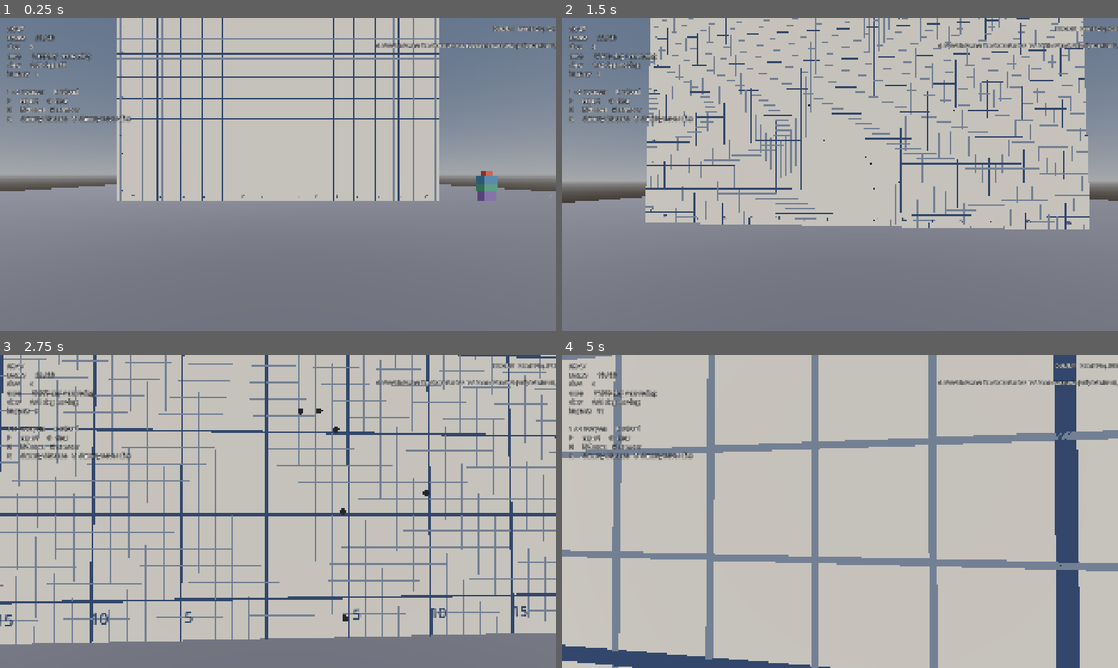
Above: before the commit, frames 1-4 (two rows, left to right).
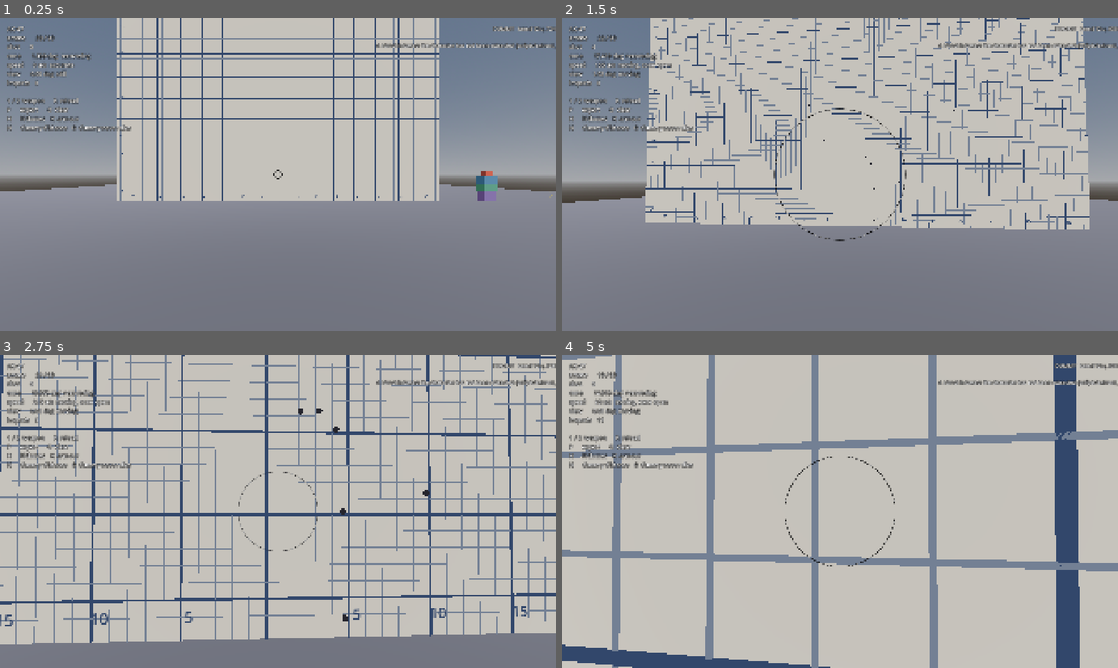
Above: after the commit, the same moments.

Repository: sidcarrollworks/CSGODOT
Game: Godot game, scene res://maps/test_range/test_range.tscn
Same seed, same stepped clock (60 frames per second), same inputs: the game is played once before the commit and once after it. This scene is started directly instead of the project's main scene.
Inputs (mouse positions are in pixels of both pictures, inside the frame that each line leads up to):
- Up to frame 1 (0.25 s): no input
- Up to frame 2 (1.5 s): move the mouse to (867, 174) at 0.52 s; press the mouse at (867, 174) at 0.53 s; hold W (move_forward) from 0.53 s (still down); tap Space (jump) at 0.77, 1.07 s; tap Ctrl (duck) at 0.8, 1.35 s; move the mouse to (812, 174) at 1.27 s; release the mouse at (812, 174) at 1.28 s
- Up to frame 3 (2.75 s): keep holding W (move_forward); tap Space (jump) at 1.52, 1.55, 1.82 s; move the mouse to (289, 505) at 2.02 s; hold Space (jump) from 2.03 s (still down); click (289, 505) at 2.3 s
- Up to frame 4 (5 s): keep holding W (move_forward); move the mouse to (834, 517) at 2.77 s; release Space (jump) at 2.78 s; click (834, 517) at 2.85 s; tap Space (jump) at 3.02, 3.32, 4.52, 4.82 s; tap Ctrl (duck) at 3.05, 4.35 s; move the mouse to (878, 514) at 3.52 s; hold Space (jump) 3.53-4.28 s; right-click (878, 514) at 3.6 s; move the mouse to (795, 508) at 4.27 s; click (795, 508) at 4.55 s

The runs differ from the first frame. In frame 1, 1.2% of the frame differs, in the area x 1-51%, y 13-52%; in frame 2, 1.6%; in frame 3, 1.5%; in frame 4, 1.6%, in the area x 1-60%, y 13-68%.

Commit message:
Prove counter-strafing through the real movement, and draw the cone at the range
A test runs the real body flat out with each rifle and asks the weapon for
its cone every tick: the opposite key brings the standing cone back in
78 ms, letting go takes 203 ms (AK) and 211 ms (M4A1-S), and held on, the
key opens the cone again 133 ms later. The range draws the live cone round
the crosshair, as CS2's weapon_debug_spread_show does, with the speed and
whether it is under a third of the weapon's top speed. The controller keeps
the state it hands the weapon, so the HUD judges the cone by the same one.

Co-Authored-By: Claude Opus 5.5 (1M context) <noreply@anthropic.com>
Claude-Session: https://claude.ai/code/session_01UXJaMBKmu377kjggBnRGb5

Diff:
--- a/maps/test_range/test_range.gd
+++ b/maps/test_range/test_range.gd
@@ -64,6 +64,7 @@
 var _numbers: Node3D
 var _label: Label
 var _dummy_label: Label
+var _crosshair: Crosshair
 
 ## What the dummy's hitboxes are, for the readout: the game's capsules, or
 ## the stand-in boxes and why.
@@ -114,18 +115,27 @@
 	if player == null or player.weapon == null:
 		return
 	var weapon := player.weapon
-	var state := Weapon.ShooterState.new(
-		Vector2(player.velocity.x, player.velocity.z).length(),
-		player.on_ground,
-		player.is_ducked
-	)
+	var state := player.shooter_state
+	var cone := weapon.current_inaccuracy(state)
+	# The cone drawn round the crosshair, so moving, stopping and
+	# counter-strafing can be watched opening and closing it.
+	_crosshair.spread_degrees = cone
+	var camera := get_viewport().get_camera_3d()
+	if camera != null:
+		_crosshair.fov_degrees = camera.fov
 	_label.text = "\n".join([
 		"%s" % weapon.data.display_name,
 		"ammo       %d / %d" % [weapon.ammo, weapon.reserve],
 		"shot       %d" % weapon.shot_index(),
 		"cone       %.3f deg  %s" % [
-			weapon.current_inaccuracy(state),
+			cone,
 			"ready" if weapon.is_accuracy_reset() else "recovering",
+		],
+		# Moving costs nothing under a third of the weapon's top speed.
+		"speed      %.0f u/s  %s" % [
+			state.speed,
+			"accurate" if state.speed <= weapon.data.max_player_speed * Weapon.MOVING_FROM
+			else "moving, cone open",
 		],
 		# Side by side on purpose. The gun stops moving before the cone
 		# closes, so these two disagree for a couple of hundred milliseconds
@@ -601,9 +611,9 @@
 	# A crosshair, since aiming at a wall without one is guesswork. The centre
 	# dot is on here because this is the range where the question being asked
 	# is whether a bullet went exactly where it was aimed.
-	var crosshair := Crosshair.new()
-	crosshair.centre_dot = true
-	layer.add_child(crosshair)
+	_crosshair = Crosshair.new()
+	_crosshair.centre_dot = true
+	layer.add_child(_crosshair)
 
 	_dummy_label = Label.new()
 	_dummy_label.set_anchors_and_offsets_preset(Control.PRESET_TOP_RIGHT)
--- a/src/player/player_controller.gd
+++ b/src/player/player_controller.gd
@@ -30,6 +30,10 @@
 
 ## The weapon currently held. Swapped with the number keys.
 var weapon: Weapon
+
+## How the player was moving on the last tick, as the weapon was told: what
+## its cone is judged by. HUDs read it rather than building their own.
+var shooter_state := Weapon.ShooterState.new()
 
 ## Which side's arms are on screen. Set by the map from the spawn.
 @export_enum("T", "CT") var team: String = "T"
@@ -320,11 +324,11 @@
 	weapon.trigger_held = (
 		Input.is_action_pressed(&"attack") or not fire_events.is_empty()
 	)
-	var state := Weapon.ShooterState.new(
+	shooter_state = Weapon.ShooterState.new(
 		Vector2(velocity.x, velocity.z).length(), on_ground, is_ducked,
 		Input.is_action_pressed(&"walk")
 	)
-	weapon.update(delta, now, state)
+	weapon.update(delta, now, shooter_state)
 
 	for event in fire_events:
 		_try_shoot(
@@ -334,7 +338,7 @@
 			),
 			event.yaw_degrees,
 			event.pitch_degrees,
-			state
+			shooter_state
 		)
 
 	# Held down, the next round goes the moment the weapon is ready, not on
@@ -348,7 +352,7 @@
 			PlayerInput.tick_fraction(at, tick_began, _tick_length_usec),
 			input.yaw_degrees,
 			input.pitch_degrees,
-			state
+			shooter_state
 		)
 
 
--- a/src/ui/crosshair.gd
+++ b/src/ui/crosshair.gd
@@ -22,6 +22,22 @@
 ## Draw a dot in the middle as well. Useful while tuning, since it marks the
 ## exact pixel a shot with no spread passes through.
 @export var centre_dot: bool = false
+
+## The weapon's cone, in degrees, drawn as a circle the way CS2's
+## weapon_debug_spread_show draws its box: every round can land anywhere
+## inside it. Negative draws nothing. Whoever owns the crosshair sets it
+## every frame, with the camera's vertical field of view.
+var spread_degrees: float = -1.0:
+	set(value):
+		if value != spread_degrees:
+			spread_degrees = value
+			queue_redraw()
+var fov_degrees: float = 75.0:
+	set(value):
+		if value != fov_degrees:
+			fov_degrees = value
+			queue_redraw()
+@export var spread_colour: Color = Color(1.0, 1.0, 1.0, 0.6)
 
 
 func _ready() -> void:
@@ -49,7 +65,18 @@
 	for arm in arms:
 		draw_rect(arm, colour)
 
+	if spread_degrees >= 0.0:
+		var radius := spread_radius(spread_degrees, fov_degrees, size.y)
+		draw_arc(centre, radius, 0.0, TAU, 96, outline_colour, 3.0, true)
+		draw_arc(centre, radius, 0.0, TAU, 96, spread_colour, 1.0, true)
+
 	if centre_dot:
 		var dot := Rect2(centre.x - half, centre.y - half, thickness, thickness)
 		draw_rect(dot.grow(outline), outline_colour)
 		draw_rect(dot, colour)
+
+
+## Pixels from the centre of a view `height` pixels tall, with a vertical
+## field of view of `fov`, at which a round `degrees` off the aim lands.
+static func spread_radius(degrees: float, fov: float, height: float) -> float:
+	return tan(deg_to_rad(degrees)) / tan(deg_to_rad(fov) * 0.5) * height * 0.5
--- a/tests/run_tests.gd
+++ b/tests/run_tests.gd
@@ -88,6 +88,11 @@
 var _subtick_entry_speeds: Array[float] = []
 var _subtick_airborne: Array[bool] = []
 
+## Per weapon: ticks from full run to a standing-still cone, pressing the
+## opposite key or letting go, and how many ticks the opposite key can be held
+## before the cone opens again.
+var _counter_strafe: Dictionary = {}
+
 
 func _process(_delta: float) -> bool:
 	# The scene is loaded on the first frame rather than in _initialize,
@@ -123,6 +128,7 @@
 		6: _phase_stairs(false)
 		7: _phase_ledge()
 		8: _phase_subtick_jump()
+		9: _phase_counter_strafe()
 		_:
 			_test_jump_height()
 			_test_crouch_jump()
@@ -131,6 +137,7 @@
 			_test_stay_on_ground()
 			_test_quadrant_ground()
 			_test_subtick_jump()
+			_test_counter_strafe()
 			_report()
 			return true
 	return false
@@ -340,6 +347,69 @@
 		_subtick_airborne.append(not _player.on_ground)
 		return
 	_step()
+
+
+## Counter-strafing, through the real body and the real cone. Running flat
+## out, the player presses the opposite key (or lets go of everything) and
+## the weapon is asked for its cone after every tick, exactly as the
+## controller asks it before a shot.
+func _phase_counter_strafe() -> void:
+	var saved_max_speed := _player.config.max_speed
+	for data: WeaponData in [WeaponLibrary.ak47(), WeaponLibrary.m4a1s()]:
+		var weapon := Weapon.new(data)
+		var result := {
+			"running": 0.0, "expected_running": data.inaccuracy_moving,
+			"counter": -1, "release": -1, "window": -1,
+		}
+
+		_run_flat_out(data)
+		result["running"] = _cone(weapon)
+		result["counter"] = _ticks_until(weapon, Vector3(0.0, 0.0, 1.0), true)
+		# Keep holding it: the player stops, then starts running the other
+		# way, and the cone opens again. The ticks in between are the window
+		# a counter-strafe gives.
+		var reopened := _ticks_until(weapon, Vector3(0.0, 0.0, 1.0), false)
+		if reopened >= 0:
+			result["window"] = reopened
+
+		_run_flat_out(data)
+		result["release"] = _ticks_until(weapon, Vector3.ZERO, true)
+
+		_counter_strafe[data.display_name] = result
+	_player.config.max_speed = saved_max_speed
+	_advance_phase()
+
+
+## Placed on flat ground running at the weapon's top speed toward -Z.
+func _run_flat_out(data: WeaponData) -> void:
+	_player.config.max_speed = data.max_player_speed
+	_place(Vector3(0.0, 8.0, 256.0))
+	# Down onto the floor first: in the air there is no friction to stop
+	# with, and the jump's cone is added on top.
+	for i in SETTLE_TICKS:
+		_step()
+	_player.velocity = Vector3(0.0, 0.0, -data.max_player_speed)
+	for i in 8:
+		_step(Vector3(0.0, 0.0, -1.0))
+
+
+func _cone(weapon: Weapon) -> float:
+	return weapon.current_inaccuracy(Weapon.ShooterState.new(
+		Vector2(_player.velocity.x, _player.velocity.z).length(),
+		_player.on_ground, _player.is_ducked
+	))
+
+
+## Ticks with this intent until the cone is (or, with accurate false, stops
+## being) the standing one. -1 if it never happens within a second.
+func _ticks_until(weapon: Weapon, wish_dir: Vector3, accurate: bool) -> int:
+	var standing := weapon.data.inaccuracy_standing
+	for tick in range(1, 129):
+		_step(wish_dir)
+		var at_standing := absf(_cone(weapon) - standing) < 1e-6
+		if at_standing == accurate:
+			return tick
+	return -1
 
 
 ## Walking up the access ramp to the top of the surf lane, starting on the
@@ -391,6 +461,12 @@
 	print("hop speed by press fraction, from %.1f u/s: %s" % [
 		SUBTICK_HOP_SPEED, ", ".join(hops)
 	])
+	for weapon_name: String in _counter_strafe:
+		var r: Dictionary = _counter_strafe[weapon_name]
+		print("counter-strafe %s: running cone %.2f deg, standing cone after %.1f ms (letting go %.1f ms), for %.1f ms before the other way opens it" % [
+			weapon_name, r["running"], r["counter"] * DT * 1000.0,
+			r["release"] * DT * 1000.0, r["window"] * DT * 1000.0,
+		])
 	if _failures == 0:
 		print("%d checks passed." % _checks)
 		quit(0)
@@ -435,6 +511,39 @@
 		"and stays up on the step rather than falling off it (y %.1f)"
 			% _ledge_height
 	)
+
+
+## Moving costs accuracy, and pressing the opposite key is the fast way to
+## get it back, as in CS: friction and the opposite key's acceleration
+## together bring a rifle under a third of its top speed, where the cone is
+## the standing one, in well under half the time friction alone takes.
+func _test_counter_strafe() -> void:
+	for weapon_name: String in ["AK-47", "M4A1-S"]:
+		if not _counter_strafe.has(weapon_name):
+			_check(false, "counter-strafe phase ran for the %s" % weapon_name)
+			continue
+		var r: Dictionary = _counter_strafe[weapon_name]
+		var ms := func(ticks: int) -> float: return ticks * DT * 1000.0
+		_check(
+			absf(r["running"] - r["expected_running"]) < 1e-4,
+			"the %s at a full run on the ground has the sheet's running cone (%.2f deg)"
+				% [weapon_name, r["running"]]
+		)
+		_check(
+			r["counter"] > 0 and r["counter"] <= 11,
+			"a counter-strafe gives the %s its standing cone within 86 ms (%.1f ms)"
+				% [weapon_name, ms.call(r["counter"])]
+		)
+		_check(
+			r["release"] > 0 and r["release"] >= 2 * r["counter"],
+			"letting go instead takes over twice as long (%.1f ms against %.1f ms)"
+				% [ms.call(r["release"]), ms.call(r["counter"])]
+		)
+		_check(
+			r["window"] > 8,
+			"held too long, the opposite key runs the %s the other way, but only after %.1f ms of standing accuracy"
+				% [weapon_name, ms.call(r["window"])]
+		)
 
 
 func _test_subtick_jump() -> void:
--- a/tests/run_weapon_tests.gd
+++ b/tests/run_weapon_tests.gd
@@ -54,6 +54,7 @@
 		_test_spray_peak_survives_a_faster_camera()
 		_test_punch_is_the_same_at_any_frame_length()
 		_test_inaccuracy_by_state()
+		_test_the_drawn_cone_is_where_rounds_land()
 		_test_damage_falloff()
 		_test_hitbox_multipliers()
 		_test_fatal_headshot_ranges()
@@ -1304,6 +1305,26 @@
 	_check_near(standing, WeaponLibrary.cs_inaccuracy(7.01), "the AK stands at the sheet's 7.01")
 	_check_near(running, WeaponLibrary.cs_inaccuracy(182.07), "and runs at its 182.07")
 	_check_near(jumping, WeaponLibrary.cs_inaccuracy(147.77), "and tops a standing jump at its 147.77")
+
+
+## The range draws the cone round the crosshair. A perspective camera puts a
+## direction at angle a off the view axis tan(a) / tan(fov / 2) of the way
+## from the centre to the top edge, so that is the circle's radius.
+func _test_the_drawn_cone_is_where_rounds_land() -> void:
+	_check_near(Crosshair.spread_radius(0.0, 75.0, 1080.0), 0.0, "no cone, no circle")
+	_check_near(
+		Crosshair.spread_radius(37.5, 75.0, 1080.0), 540.0,
+		"a round half the field of view off lands on the screen's edge"
+	)
+	# What Camera3D uses with its default of keeping the height: fov is the
+	# vertical angle.
+	var projection := Projection.create_perspective(75.0, 16.0 / 9.0, 1.0, 10000.0)
+	var up := Vector3(0.0, sin(deg_to_rad(10.32)), -cos(deg_to_rad(10.32)))
+	var clip: Vector4 = projection * Vector4(up.x, up.y, up.z, 1.0)
+	_check_near(
+		Crosshair.spread_radius(10.32, 75.0, 1080.0), clip.y / clip.w * 540.0,
+		"the AK's running cone is drawn where the camera's own projection puts a round"
+	)
 
 
 func _test_damage_falloff() -> void:
Not shown, changed: reference/weapon_stats.md
